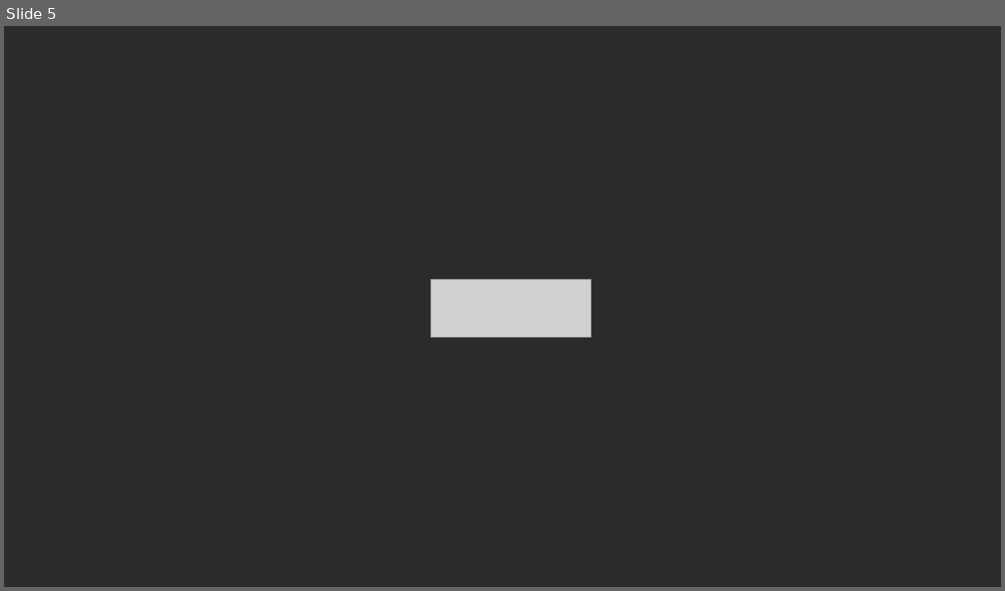
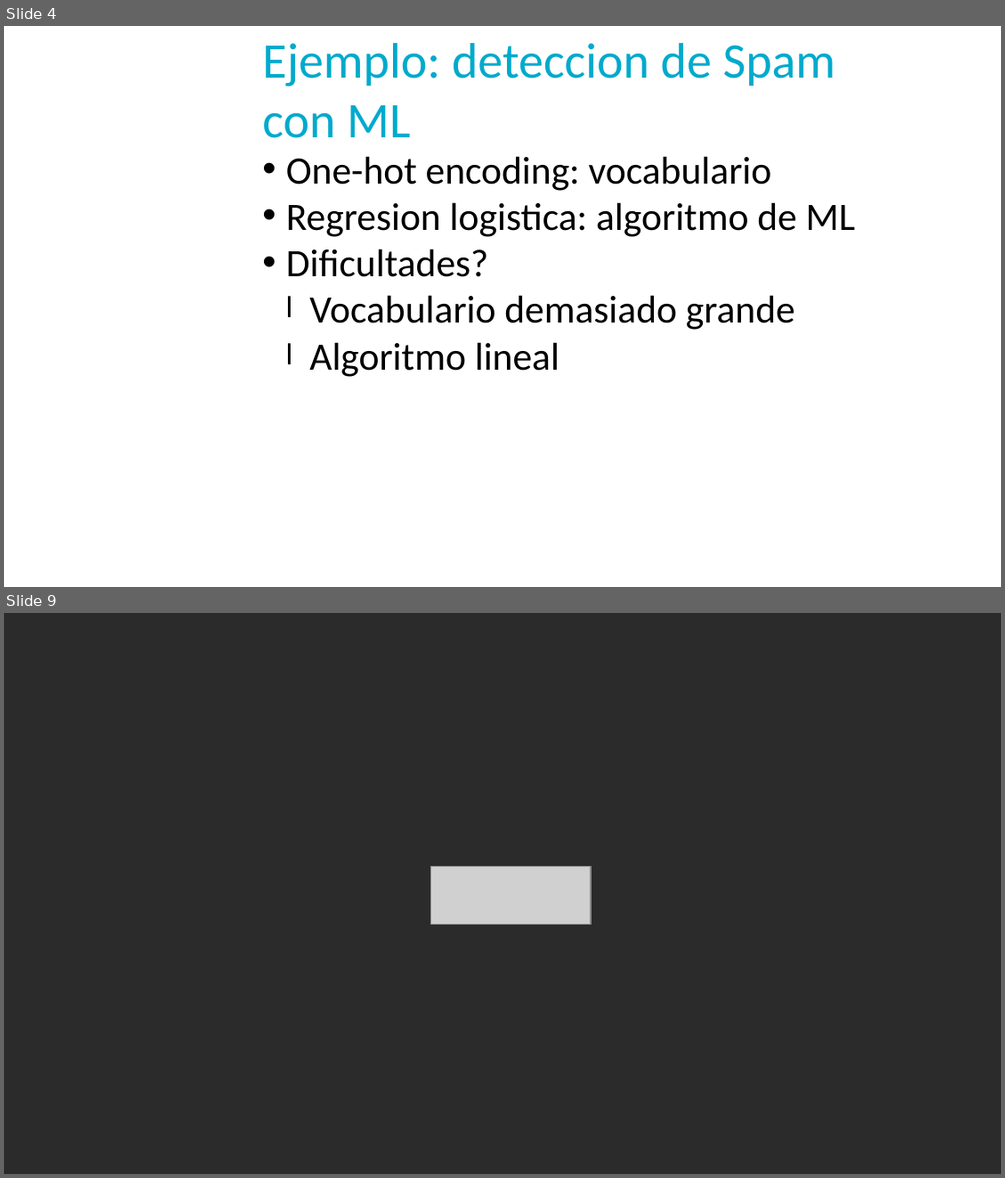
Before and after one commit to llealgt/Presentacion_UVG_Semana_de_a_tecnologia_2017, a slide deck: UVG_NLP_Presentation.pptx. Shown one above the other, each under a label of ours: slide 5 before the commit, slides 4 and 9 after it; the slides between them are not shown. The pictures are 1005x591 and 1005x1178 pixels, drawn with LibreOffice and Linux fonts; fonts in the diff are those of the drawing; grey boxes stand for pictures; background and template pictures are left out; a plain dark background stands for a picture behind light text. Boxes give left, top, right and bottom in pixels: in the first picture for what was removed or moved away, otherwise in the second. Text is boxed around its words. In the diff, an @@ line names an element or a change of style, - is before the commit and + after.

```diff
--- a/UVG_NLP_Presentation.pptx
+++ b/UVG_NLP_Presentation.pptx
@@ slide 4 added at bbox=[4, 26, 1001, 587], background picture (left out) @@
@@ text added at bbox=[262, 43, 836, 138], 36 pt, text #00AACC @@
+Ejemplo: deteccion de Spam con ML
@@ text added at bbox=[286, 156, 855, 377], 28 pt, text #000000 @@
+• One-hot encoding: vocabulario
+• Regresion logistica: algoritmo de ML
+• Dificultades?
+  l Vocabulario demasiado grande
+  l Algoritmo lineal
@@ what was slide 5 is now slide 9 @@
```
Also in this commit, not shown: 1 slide changed, 6 other slides added, 3 slides removed, 1 other file.
